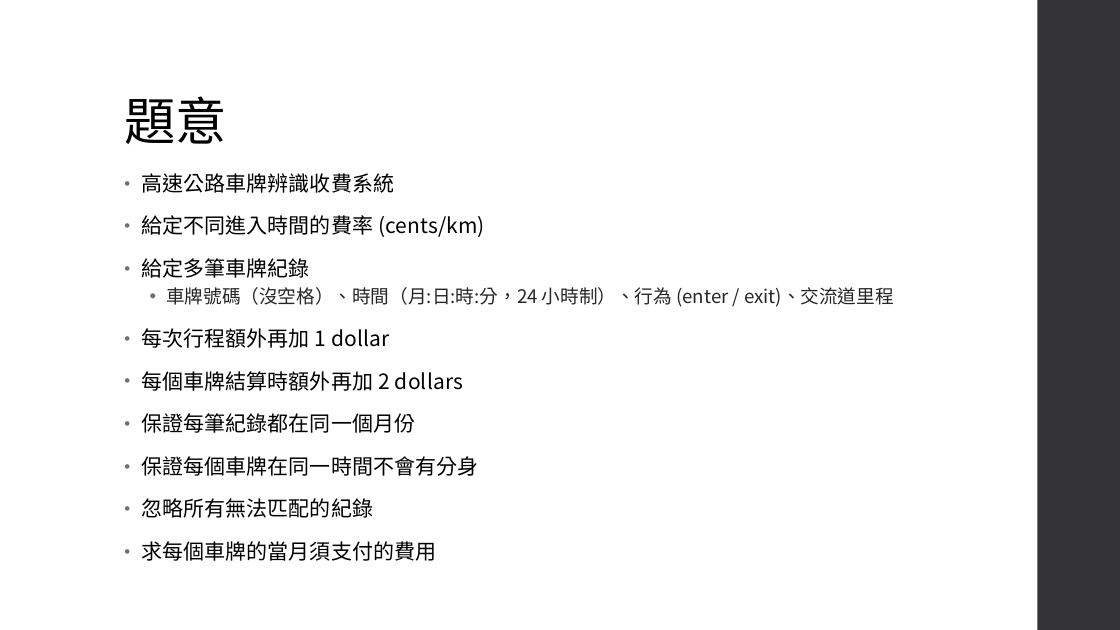
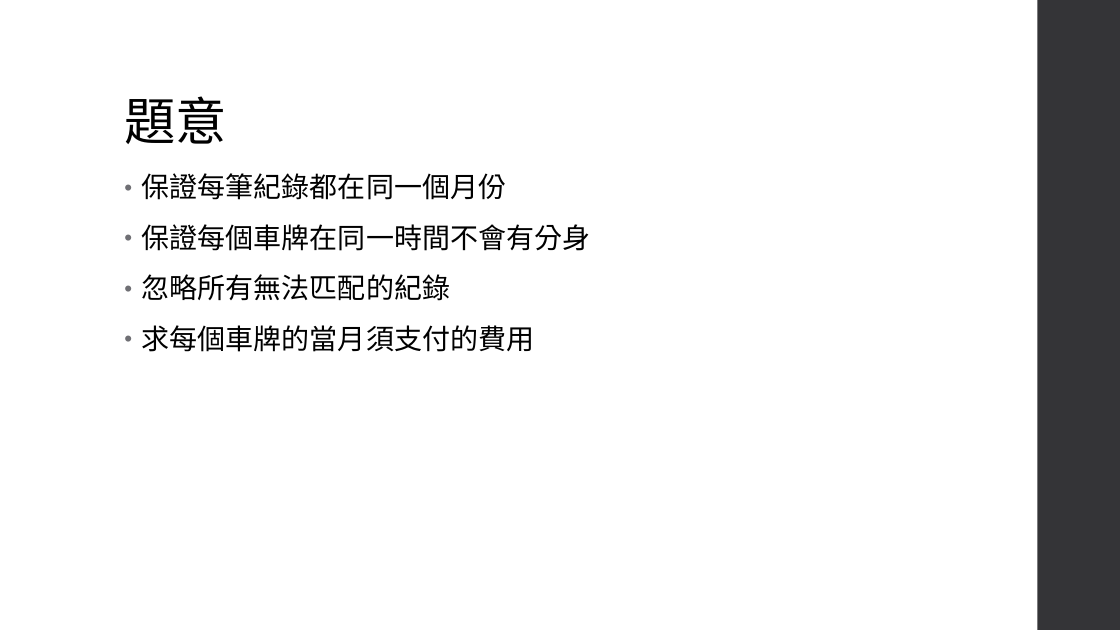
Before and after one commit to an920107/programming, a slide deck: slide 3 of C++/程設專題/reports/10138 CVDII.pptx (slide 2 before the commit). Drawn at 1120x630 pixels with LibreOffice and Linux fonts; fonts in the diff are those of the drawing. Boxes give left, top, right and bottom in pixels: in the first picture for what was removed or moved away, otherwise in the second. Text is boxed around its words. In the diff, an @@ line names an element or a change of style, - is before the commit and + after.

```diff
--- a/C++/程設專題/reports/10138 CVDII.pptx
+++ b/C++/程設專題/reports/10138 CVDII.pptx
@@ text "保證每筆紀錄都在同一個月份" at (141,173,591,352): size 18 to 24 pt @@
@@ text at (141,173,894,391): paragraphs removed @@
-• 高速公路車牌辨識收費系統
-• 給定不同進入時間的費率 (cents/km)
-• 給定多筆車牌紀錄
-  • 車牌號碼（沒空格）、時間（月:日:時:分，24 小時制）、行為 (enter / exit)、交流道里程
-• 每次行程額外再加 1 dollar
-• 每個車牌結算時額外再加 2 dollars
```
Also in this commit, not shown: 2 other slides changed, 3 slides added.
